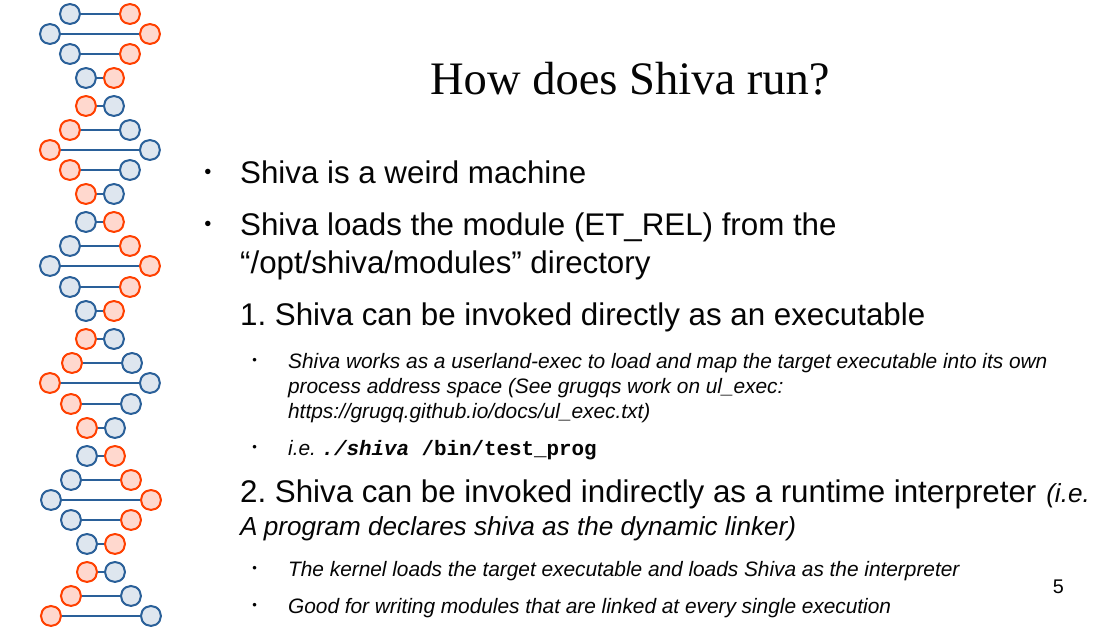
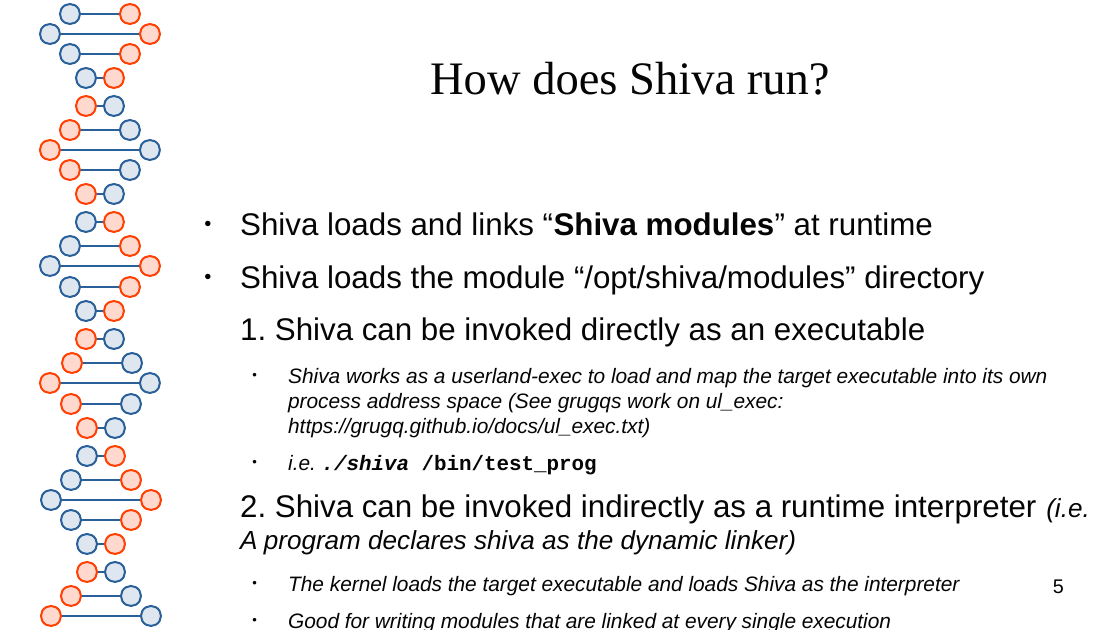
Before and after one commit to advanced-microcode-patching/shiva, a slide deck: slide 5 of presentation/shiva_runtime.odp. Drawn at 1120x630 pixels with LibreOffice and Linux fonts; fonts in the diff are those of the drawing. Boxes give left, top, right and bottom in pixels: in the first picture for what was removed or moved away, otherwise in the second. Text is boxed around its words. In the diff, an @@ line names an element or a change of style, - is before the commit and + after.

Commit message:
updated presentation

```diff
--- a/presentation/shiva_runtime.odp
+++ b/presentation/shiva_runtime.odp
@@ text at <box>240,212,984,294</box>: text changed @@
-● Shiva is a weird machine
-● Shiva loads the module (ET_REL) from the “/opt/shiva/modules” directory
+● Shiva loads and links “Shiva modules” at runtime
+● Shiva loads the module “/opt/shiva/modules” directory
```
Also in this commit, not shown: 2 other slides changed, 1 other file.
